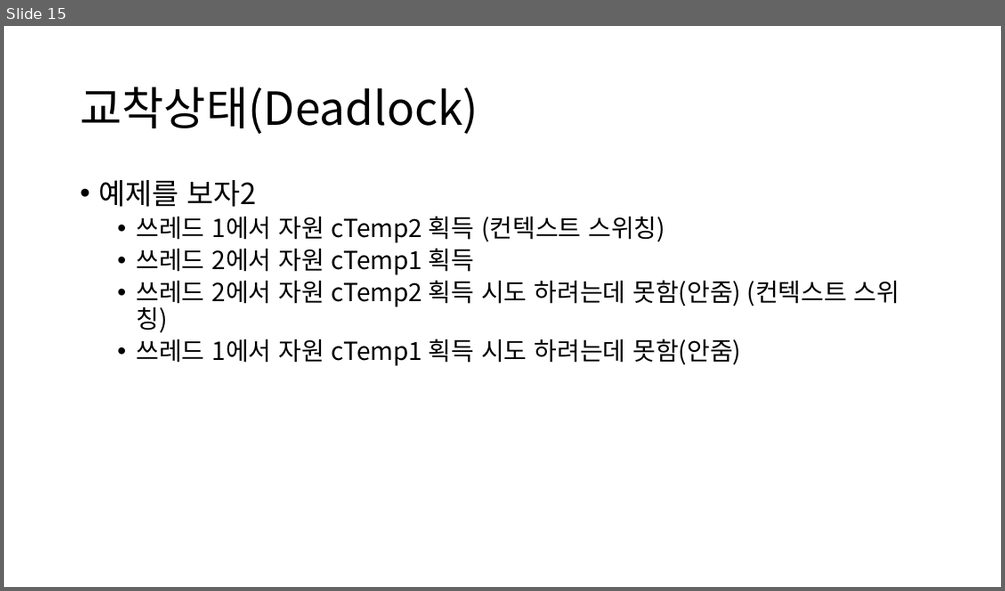
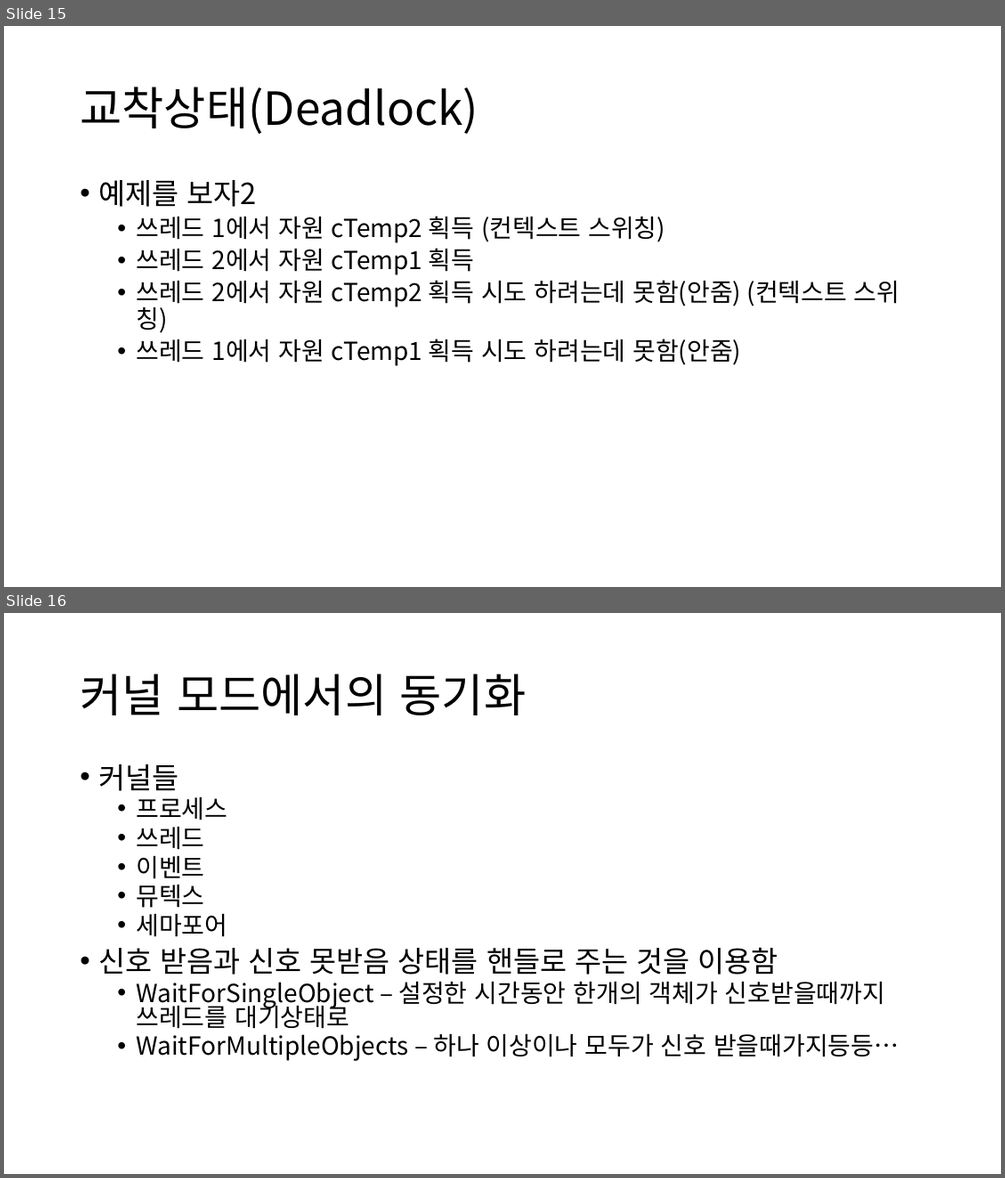
Before and after one commit to OnionLee/game_server_study, a slide deck: doc/동기화.pptx. Shown one above the other, each under a label of ours: slide 15 before the commit, slides 15 and 16 after it. The pictures are 1005x591 and 1005x1178 pixels, drawn with LibreOffice and Linux fonts; fonts in the diff are those of the drawing. Boxes give left, top, right and bottom in pixels: in the first picture for what was removed or moved away, otherwise in the second. Text is boxed around its words. In the diff, an @@ line names an element or a change of style, - is before the commit and + after.

Commit message:
동기화 2

```diff
--- a/doc/동기화.pptx
+++ b/doc/동기화.pptx
@@ slide 16 added at <box>4,613,1001,1174</box>, background #FFFFFF @@
@@ title added at <box>80,674,526,715</box>, 44 pt, text #000000 @@
+커널 모드에서의 동기화
@@ text added at <box>98,764,898,1061</box>, 24 pt, text #000000 @@
+• 커널들
+  • 프로세스
+  • 쓰레드
+  • 이벤트
+  • 뮤텍스
+  • 세마포어
+• 신호 받음과 신호 못받음 상태를 핸들로 주는 것을 이용함
+  • WaitForSingleObject – 설정한 시간동안 한개의 객체가 신호받을때까지 쓰레드를 대기상태로
+  • WaitForMultipleObjects – 하나 이상이나 모두가 신호 받을때가지등등…
```
Also in this commit, not shown: 1 other slide added.
